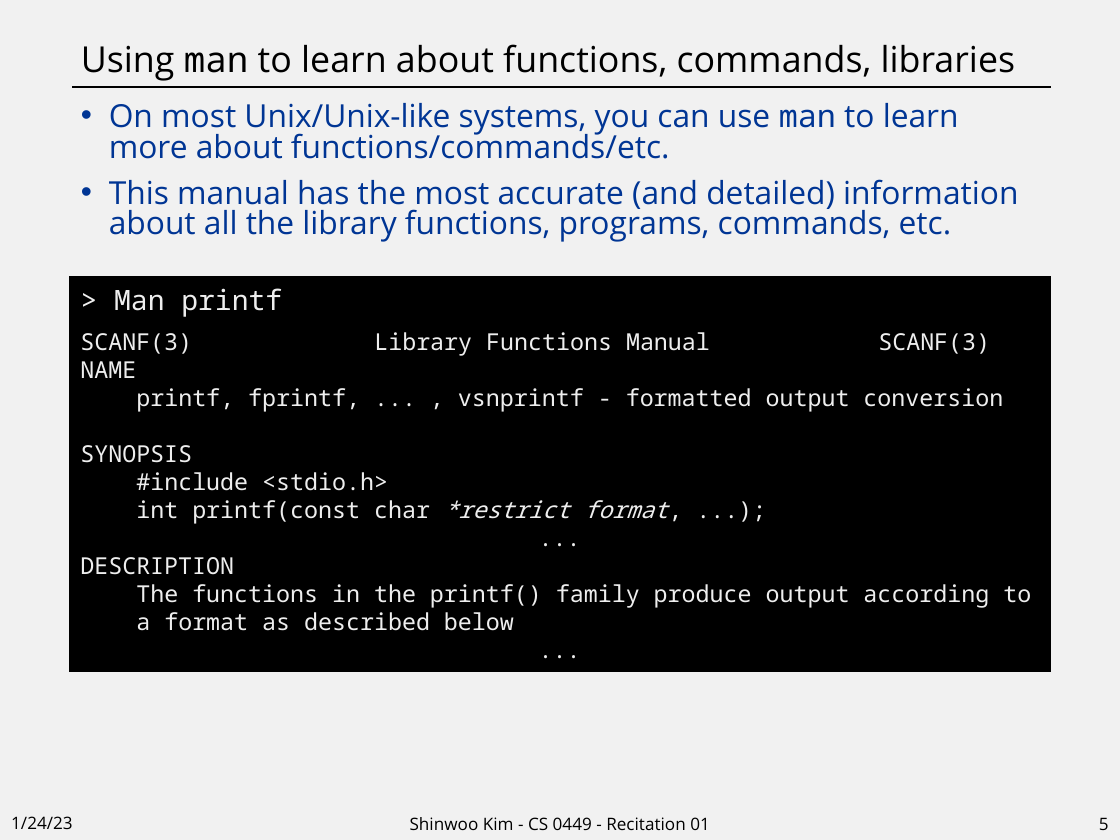
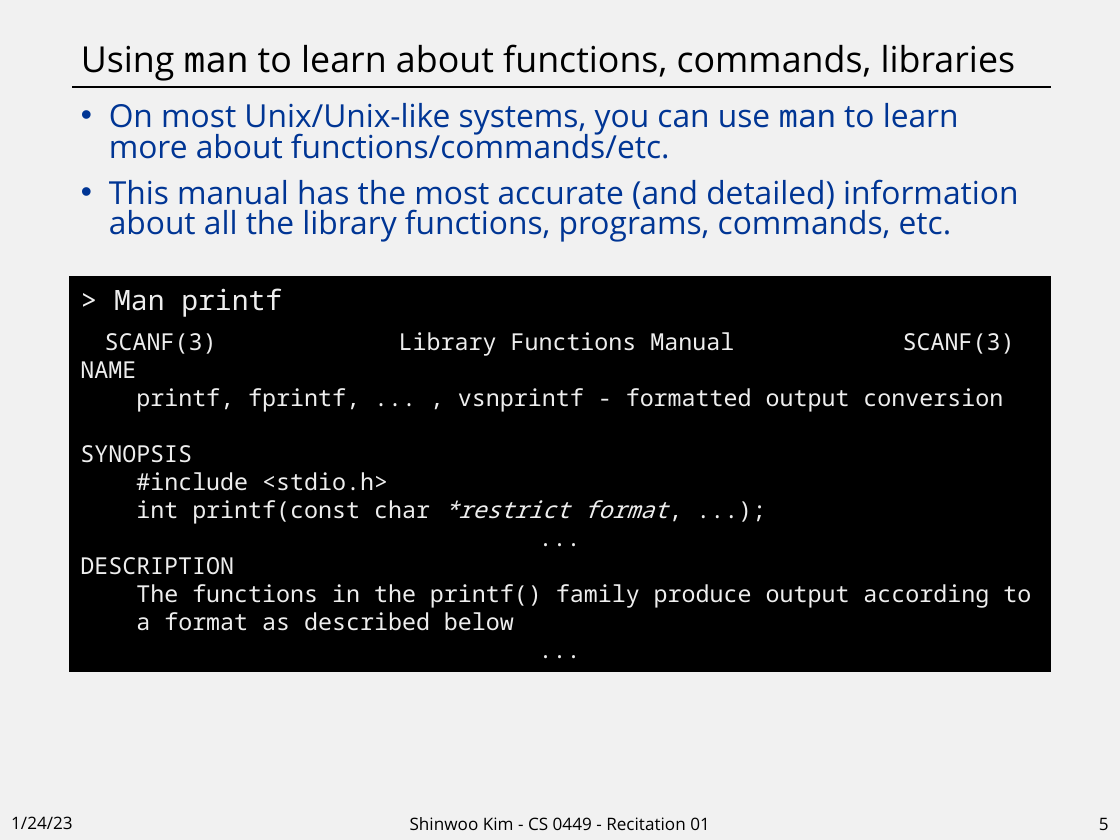
Before and after one commit to shinwookim/website-archive, a slide deck: slide 5 of teaching/CS0449-2234/rec01.pptx. Drawn at 1120x840 pixels with LibreOffice and Linux fonts; fonts in the diff are those of the drawing. Boxes give left, top, right and bottom in pixels: in the first picture for what was removed or moved away, otherwise in the second. Text is boxed around its words. In the diff, an @@ line names an element or a change of style, - is before the commit and + after.

```diff
--- a/teaching/CS0449-2234/rec01.pptx
+++ b/teaching/CS0449-2234/rec01.pptx
@@ text in rectangle at <box>105,332,1015,356</box>: alignment left to centre @@
```
Also in this commit, not shown: 3 other slides changed.
